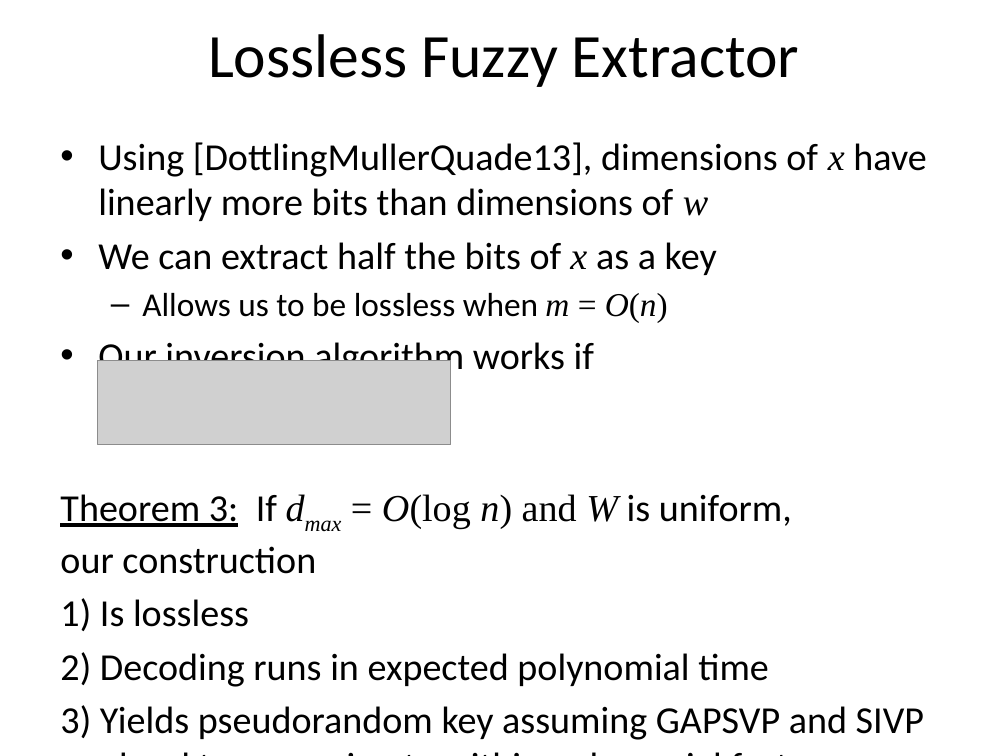
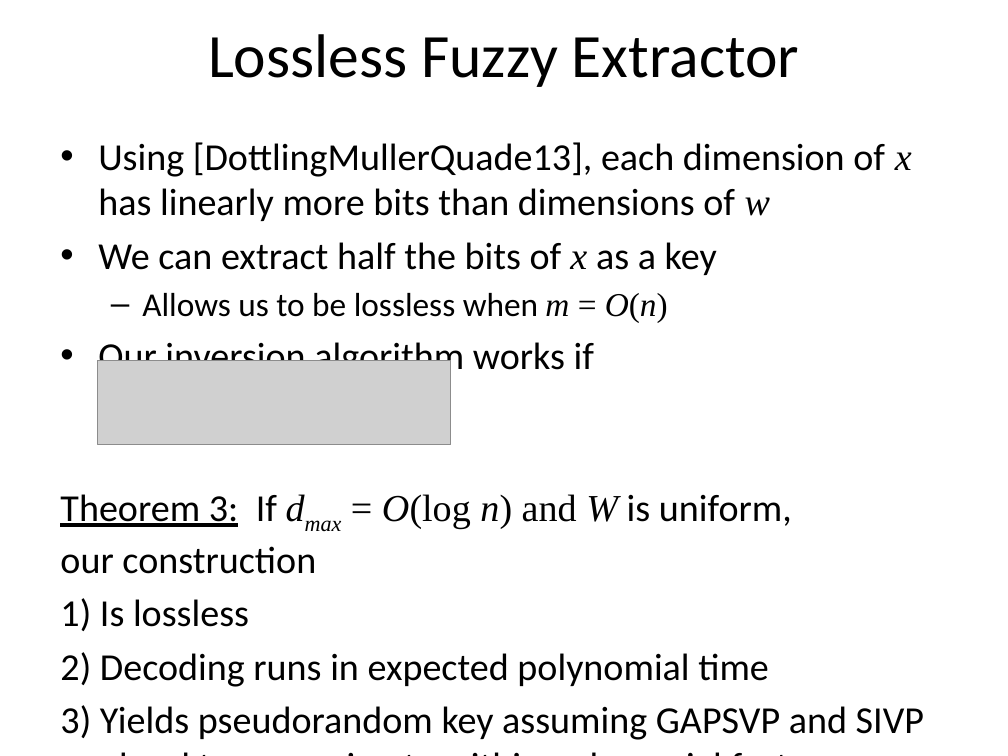
Before and after one commit to xianruimeng/comp-fuzzy-ext, a slide deck: slide 35 of ComputationalFuzzyExtractors.pptx (slide 44 before the commit). Drawn at 1008x756 pixels with LibreOffice and Linux fonts; fonts in the diff are those of the drawing; grey boxes stand for pictures. Boxes give left, top, right and bottom in pixels: in the first picture for what was removed or moved away, otherwise in the second. Text is boxed around its words. In the diff, an @@ line names an element or a change of style, - is before the commit and + after.

```diff
--- a/ComputationalFuzzyExtractors.pptx
+++ b/ComputationalFuzzyExtractors.pptx
@@ text at (98,142,912,221): text changed @@
-• Using [DottlingMullerQuade13], dimensions of x have linearly more bits than dimensions of w
+• Using [DottlingMullerQuade13], each dimension of x has linearly more bits than dimensions of w
```
Also in this commit, not shown: 17 other slides changed, 6 slides added, 2 other files.
